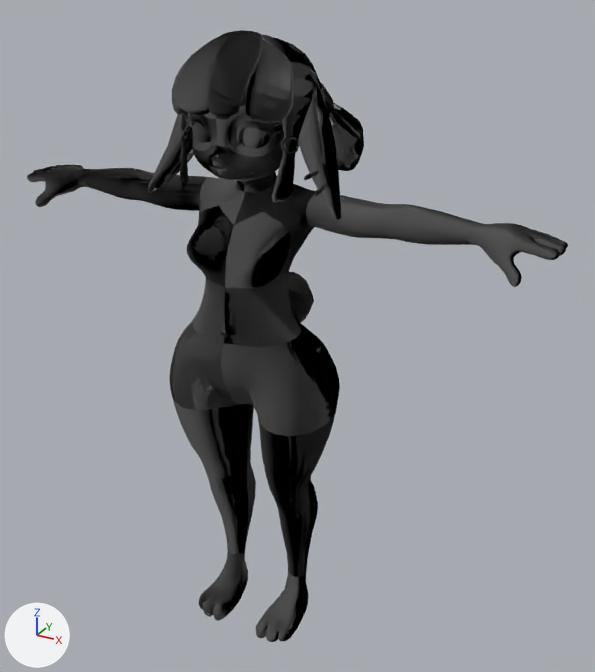
An edit to the FBX model Assets/Furality_Ultra_Creator_Kit_v1/Lili Bunn Furality Ultra.fbx, drawn before and after from the same camera.
The view is the same before and after, from a camera (50 mm lens) standing at (0.483, -0.768, 0.799) and looking at (0.034, 0.047, 0.392). The lights are fixed; the arrows at lower left show +X, +Y and +Z. The older version comes first.

The older version as bpy lines, for what is in view:
```python
me_cylinder_012 = bpy.data.meshes.new('Cylinder.012')
me_cylinder_012.from_pydata(...)  # 13554 vertices, 15986 faces; spans x -0.344..0.344, y -0.077..0.111, z -0.005..0.746
me_cylinder_012.materials.append(mat_lilithe_bunny_atlas)
ob_body = bpy.data.objects.new('Body', me_cylinder_012)
ob_body.location = (0.0, 0.0, 0.0)
```
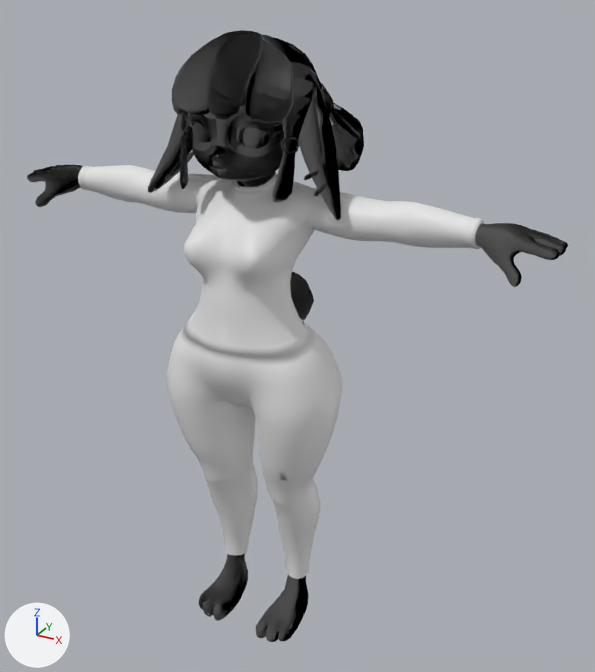
Where the change shows, as pixel boxes (x1, y1, x2, y2) in the pictures (595 x 672 px):
'Pants', added
    after: (167, 314, 342, 579)
'ClothingBase', added
    after: (78, 165, 485, 348)
'Body', unchanged, covered by the edit
    both: (27, 30, 568, 642)

Edits to the bpy script that builds the scene:
```text
Add mat_clothingatlas:
    mat_clothingatlas = principled_material('ClothingAtlas')
    mat_clothingatlas.base_color = (0.8, 0.8, 0.8)  # white #e7e7e7
Add me_cylinder_002:
    me_cylinder_002.from_pydata(...)  # 1743 vertices, 2038 faces; spans x -0.112..0.112, y -0.074..0.081, z 0.056..0.427
    me_cylinder_002.materials.append(mat_clothingatlas)  # white #e7e7e7
Add me_cylinder_001:
    me_cylinder_001.from_pydata(...)  # 1752 vertices, 1933 faces; spans x -0.259..0.259, y -0.068..0.061, z 0.056..0.595
    me_cylinder_001.materials.append(mat_clothingatlas)  # white #e7e7e7
Add ob_pants:
    ob_pants = bpy.data.objects.new('Pants', me_cylinder_002)
    ob_pants.location = (0.0, 0.0, 0.0)
Add ob_clothingbase:
    ob_clothingbase = bpy.data.objects.new('ClothingBase', me_cylinder_001)
    ob_clothingbase.location = (0.0, 0.0, 0.0)
```
